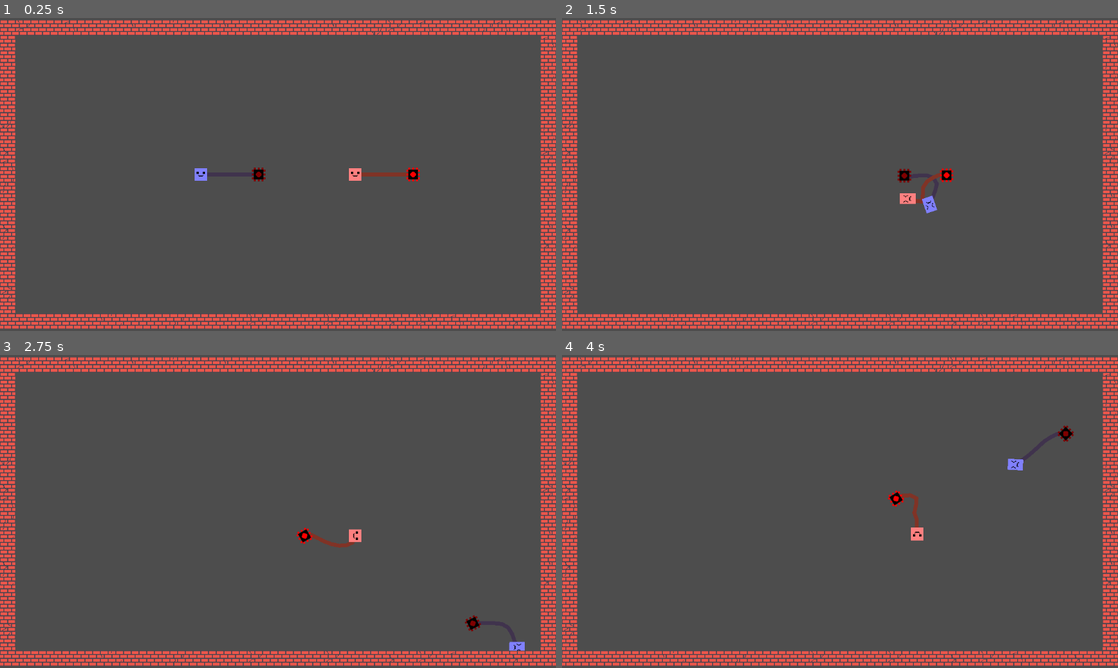
Above: before the commit, frames 1-4 (two rows, left to right).
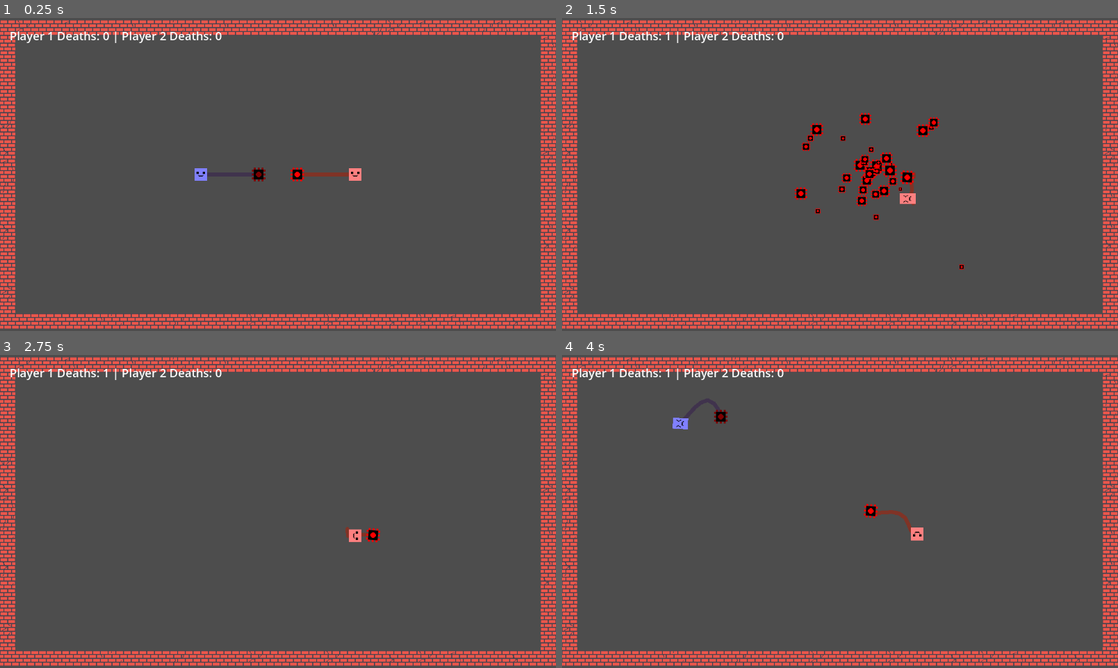
Above: after the commit, the same moments.

Repository: ThatOtherAndrew/DaydreamWales
Game: Godot game, scene res://scenes/BrickLevel.tscn
The game is run twice, just before and just after one commit, with the same random seed, the same clock (stepped at 60 frames per second) and the same inputs.
Inputs:
- Up to frame 1 (0.25 s): no input
- Up to frame 2 (1.5 s): tap Enter at 0.5 s; hold D (move_right) 0.53-1.28 s; tap Down (p2_move_down) at 0.6 s; hold S (move_down) from 1.28 s (still down); tap Left (p2_move_left) at 1.35 s
- Up to frame 3 (2.75 s): release S (move_down) at 2.03 s; hold D (move_right) from 2.03 s (still down); tap Right (p2_move_right) at 2.1 s
- Up to frame 4 (4 s): release D (move_right) at 2.78 s; hold W (move_up) 2.78-3.53 s; tap Up (p2_move_up) at 2.85 s; hold A (move_left) from 3.53 s (still down); tap Down (p2_move_down) at 3.6 s

The runs differ from the first frame. In frame 1, 0.8% of the frame differs, in the area x 1-76%, y 4-53%; in frame 2, 2.3%, in the area x 1-73%, y 4-81%; in frame 3, 1.0%; in frame 4, 1.4%.

Commit message:
SHIP SHIP SHIP

Diff:
--- a/scenes/BrickLevel.tscn
+++ b/scenes/BrickLevel.tscn
@@ -1,10 +1,14 @@
-[gd_scene load_steps=4 format=4 uid="uid://b1ocdrh0q4pff"]
+[gd_scene load_steps=5 format=4 uid="uid://b1ocdrh0q4pff"]
 
 [ext_resource type="PackedScene" uid="uid://b4j8y0x1k2m3n" path="res://scenes/Player.tscn" id="1_5u0me"]
 [ext_resource type="Script" uid="uid://cibyo4pseh1eb" path="res://scripts/Player2.gd" id="2_6c1f5"]
 [ext_resource type="TileSet" uid="uid://caq3sykwes14g" path="res://assets/BrickWallTileSet.tres" id="3_o1aly"]
+[ext_resource type="Script" path="res://scripts/GameManager.gd" id="4_game"]
 
 [node name="BrickLevel" type="Node2D"]
+
+[node name="GameManager" type="Node" parent="."]
+script = ExtResource("4_game")
 
 [node name="Camera2D" type="Camera2D" parent="."]
 position = Vector2(480, 320)
@@ -14,11 +18,13 @@
 modulate = Color(0.5, 0.5, 1, 1)
 position = Vector2(400, 320)
 collision_layer = 2
+collision_mask = 1
 
 [node name="Player2" parent="." instance=ExtResource("1_5u0me")]
 modulate = Color(1, 0.5, 0.5, 1)
 position = Vector2(560, 320)
 collision_layer = 4
+collision_mask = 1
 script = ExtResource("2_6c1f5")
 move_up_action = "p2_move_up"
 move_down_action = "p2_move_down"
--- a/scenes/Mace.tscn
+++ b/scenes/Mace.tscn
@@ -8,11 +8,13 @@
 
 [node name="Mace" type="RigidBody2D"]
 collision_layer = 8
-collision_mask = 9
+collision_mask = 7
 mass = 0.5
 gravity_scale = 0.0
 linear_damp = 2.0
 angular_damp = 3.0
+contact_monitor = true
+max_contacts_reported = 10
 script = ExtResource("2")
 
 [node name="Sprite2D" type="Sprite2D" parent="."]
--- a/scenes/MaceSystem.tscn
+++ b/scenes/MaceSystem.tscn
@@ -15,4 +15,6 @@
 antialiased = true
 
 [node name="Mace" parent="." instance=ExtResource("1")]
+contact_monitor = false
+max_contacts_reported = 0
 linear_damp = 3.0
--- /dev/null
+++ b/scripts/GameManager.gd
@@ -0,0 +1,91 @@
+extends Node
+
+var player1_deaths = 0
+var player2_deaths = 0
+var death_label: Label
+var is_resetting = false
+
+signal player_died(player_num: int)
+signal level_reset()
+
+func _ready():
+    # Create UI overlay for death counter
+    create_death_ui()
+
+func create_death_ui():
+    var canvas_layer = CanvasLayer.new()
+    add_child(canvas_layer)
+
+    death_label = Label.new()
+    death_label.add_theme_font_size_override("font_size", 24)
+    death_label.position = Vector2(20, 20)
+    death_label.text = "Player 1 Deaths: 0 | Player 2 Deaths: 0"
+    canvas_layer.add_child(death_label)
+
+func handle_player_death(player_num: int, death_position: Vector2):
+    if is_resetting:
+        return
+
+    # Update death count
+    if player_num == 1:
+        player1_deaths += 1
+    else:
+        player2_deaths += 1
+
+    # Update UI
+    death_label.text = "Player 1 Deaths: %d | Player 2 Deaths: %d" % [player1_deaths, player2_deaths]
+
+    # Create explosion at death position
+    create_explosion(death_position)
+
+    # Hide the dead player
+    emit_signal("player_died", player_num)
+
+    # Wait 2 seconds then reset
+    is_resetting = true
+    await get_tree().create_timer(2.0).timeout
+    reset_level()
+
+func create_explosion(pos: Vector2):
+    var explosion = GPUParticles2D.new()
+    get_tree().current_scene.add_child(explosion)
+    explosion.position = pos
+    explosion.emitting = true
+    explosion.amount = 50
+    explosion.lifetime = 1.0
+    explosion.one_shot = true
+    explosion.speed_scale = 2.0
+
+    # Create process material
+    var process_mat = ParticleProcessMaterial.new()
+    process_mat.direction = Vector3(0, 0, 0)  # Direction is Vector3 in Godot 4
+    process_mat.initial_velocity_min = 100.0
+    process_mat.initial_velocity_max = 300.0
+    process_mat.angular_velocity_min = -360.0
+    process_mat.angular_velocity_max = 360.0
+    process_mat.gravity = Vector3(0, 0, 0)  # No gravity for top-down - Vector3 in Godot 4
+    process_mat.scale_min = 0.15  # 3x smaller
+    process_mat.scale_max = 0.5   # 3x smaller
+    process_mat.color = Color(1, 0.5, 0.2, 1)
+
+    # Create and set gradient for color over lifetime
+    var gradient = Gradient.new()
+    gradient.add_point(0.0, Color(1, 1, 0, 1))  # Yellow
+    gradient.add_point(0.3, Color(1, 0.5, 0, 1))  # Orange
+    gradient.add_point(0.6, Color(1, 0, 0, 1))  # Red
+    gradient.add_point(1.0, Color(0.5, 0, 0, 0))  # Dark red, transparent
+
+    var gradient_texture = GradientTexture1D.new()
+    gradient_texture.gradient = gradient
+    process_mat.color_ramp = gradient_texture
+
+    explosion.process_material = process_mat
+    explosion.texture = preload("res://assets/mace.png")  # Use mace texture as particle
+
+    # Clean up after explosion
+    await explosion.finished
+    explosion.queue_free()
+
+func reset_level():
+    emit_signal("level_reset")
+    is_resetting = false
--- a/scripts/Mace.gd
+++ b/scripts/Mace.gd
@@ -4,9 +4,57 @@
 var segment_length = 10.0
 var rope_length = 100.0
 var player_ref = null
+var owner_player_num = 1  # Which player owns this mace
+var spawn_protection_time = 1.0  # 1 second of spawn protection
+var can_damage = false
 
 func _ready():
-    pass
+    # Enable collision detection
+    set_contact_monitor(true)
+    set_max_contacts_reported(10)
+    body_entered.connect(_on_body_entered)
+    print("Mace ready, collision monitoring enabled")
+
+    # Enable damage after spawn protection period
+    await get_tree().create_timer(spawn_protection_time).timeout
+    can_damage = true
+    print("Mace damage enabled for player ", owner_player_num)
+
+func set_owner_player(player_num: int):
+    owner_player_num = player_num
+    # Set collision mask to detect opposite player
+    if player_num == 1:
+        collision_mask = 1 | 4  # Walls (1) + Player 2 (4) = 5
+        print("Player 1's mace set to detect layers: ", collision_mask)
+    else:
+        collision_mask = 1 | 2  # Walls (1) + Player 1 (2) = 3
+        print("Player 2's mace set to detect layers: ", collision_mask)
+
+func _on_body_entered(body):
+    if not can_damage:
+        print("Mace collision ignored - spawn protection active")
+        return
+
+    print("Mace collision detected with: ", body.name, " (owner: ", owner_player_num, ")")
+    print("Body is on layer: ", body.collision_layer if body.has_method("get_collision_layer") else "unknown")
+
+    # Check if we hit the opposite player
+    if body.name == "Player" and owner_player_num == 2:
+        print("Player 2's mace hit Player 1!")
+        # Player 2's mace hit Player 1
+        var game_manager = get_tree().current_scene.get_node_or_null("GameManager")
+        if game_manager:
+            game_manager.handle_player_death(1, body.global_position)
+        else:
+            print("GameManager not found!")
+    elif body.name == "Player2" and owner_player_num == 1:
+        print("Player 1's mace hit Player 2!")
+        # Player 1's mace hit Player 2
+        var game_manager = get_tree().current_scene.get_node_or_null("GameManager")
+        if game_manager:
+            game_manager.handle_player_death(2, body.global_position)
+        else:
+            print("GameManager not found!")
 
 func setup_rope(player):
     player_ref = player
--- a/scripts/MaceSystem.gd
+++ b/scripts/MaceSystem.gd
@@ -27,6 +27,17 @@
     await get_parent().ready
     player_ref = get_parent()
 
+    # Wait for next frame to ensure mace is fully initialized
+    await get_tree().process_frame
+
+    # Set mace owner based on player name
+    if player_ref.name == "Player":
+        mace.set_owner_player(1)
+        print("MaceSystem: Set Player 1's mace")
+    elif player_ref.name == "Player2":
+        mace.set_owner_player(2)
+        print("MaceSystem: Set Player 2's mace")
+
     initialize_rope()
 
 func initialize_rope():
@@ -35,21 +46,22 @@
     var segment_length = rope_length / segment_count
     var start_pos = player_ref.global_position if player_ref else global_position
 
-    # Initialize rope horizontally to the right to prevent bobbing
+    # Initialize rope horizontally - right for Player 1, left for Player 2 to avoid overlap
+    var direction = Vector2.RIGHT if player_ref.name == "Player" else Vector2.LEFT
     for i in range(segment_count + 1):
-        var pos = start_pos + Vector2(segment_length * i, 0)
+        var pos = start_pos + direction * (segment_length * i)
         var segment = RopeSegment.new(pos)
         if i == 0:
             segment.pinned = true  # Pin first segment to player
         rope_segments.append(segment)
 
     # Set mace position to end of rope
-    if mace:
+    if mace and not rope_segments.is_empty():
         mace.global_position = rope_segments[-1].position
         mace.linear_velocity = Vector2.ZERO  # Start at rest
 
-func _physics_process(delta):
-    if not player_ref or not mace:
+func _physics_process(_delta):
+    if not player_ref or not mace or rope_segments.is_empty():
         return
 
     # Update first segment to player position
@@ -124,5 +136,5 @@
 
 func _process(_delta):
     # Ensure rope visual stays updated
-    if rope_line and rope_segments.size() > 0:
+    if rope_line and not rope_segments.is_empty():
         update_rope_visual()
--- a/scripts/Player.gd
+++ b/scripts/Player.gd
@@ -42,12 +42,48 @@
 var collision_shape: CollisionShape2D
 var previous_velocity: Vector2 = Vector2.ZERO
 var acceleration_spike_timer: float = 0.0
+var spawn_position: Vector2
+var is_dead = false
 
 func _ready():
     _register_input_actions()
     sprite = $Visual/Sprite2D
     collision_shape = $CollisionShape2D
     collision_shape.scale = Vector2(sprite_scale, sprite_scale)
+    spawn_position = global_position
+
+    # Connect to GameManager signals
+    await get_tree().process_frame
+    var game_manager = get_tree().current_scene.get_node_or_null("GameManager")
+    if game_manager:
+        game_manager.player_died.connect(_on_player_died)
+        game_manager.level_reset.connect(_on_level_reset)
+
+func _on_player_died(player_num: int):
+    if name == "Player" and player_num == 1:
+        is_dead = true
+        visible = false
+        collision_shape.disabled = true
+        # Hide mace too
+        if has_node("MaceSystem"):
+            $MaceSystem.visible = false
+
+func _on_level_reset():
+    is_dead = false
+    visible = true
+    collision_shape.disabled = false
+    global_position = spawn_position
+    current_velocity = Vector2.ZERO
+    momentum = Vector2.ZERO
+    # Show mace again and reset it
+    if has_node("MaceSystem"):
+        $MaceSystem.visible = true
+        $MaceSystem.initialize_rope()
+        # Reset mace damage flag
+        if $MaceSystem.has_node("Mace"):
+            $MaceSystem/Mace.can_damage = false
+            await get_tree().create_timer(1.0).timeout
+            $MaceSystem/Mace.can_damage = true
 
 func _register_input_actions():
     if not InputMap.has_action(move_up_action):
@@ -75,6 +111,9 @@
         InputMap.action_add_event(move_right_action, right_event)
 
 func _physics_process(delta):
+    if is_dead:
+        return
+
     var input_dir = Vector2.ZERO
 
     if Input.is_action_pressed(move_up_action):
--- a/scripts/Player2.gd
+++ b/scripts/Player2.gd
@@ -42,12 +42,48 @@
 var collision_shape: CollisionShape2D
 var previous_velocity: Vector2 = Vector2.ZERO
 var acceleration_spike_timer: float = 0.0
+var spawn_position: Vector2
+var is_dead = false
 
 func _ready():
 	_register_input_actions()
 	sprite = $Visual/Sprite2D
 	collision_shape = $CollisionShape2D
 	collision_shape.scale = Vector2(sprite_scale, sprite_scale)
+	spawn_position = global_position
+
+	# Connect to GameManager signals
+	await get_tree().process_frame
+	var game_manager = get_tree().current_scene.get_node_or_null("GameManager")
+	if game_manager:
+		game_manager.player_died.connect(_on_player_died)
+		game_manager.level_reset.connect(_on_level_reset)
+
+func _on_player_died(player_num: int):
+	if name == "Player2" and player_num == 2:
+		is_dead = true
+		visible = false
+		collision_shape.disabled = true
+		# Hide mace too
+		if has_node("MaceSystem"):
+			$MaceSystem.visible = false
+
+func _on_level_reset():
+	is_dead = false
+	visible = true
+	collision_shape.disabled = false
+	global_position = spawn_position
+	current_velocity = Vector2.ZERO
+	momentum = Vector2.ZERO
+	# Show mace again and reset it
+	if has_node("MaceSystem"):
+		$MaceSystem.visible = true
+		$MaceSystem.initialize_rope()
+		# Reset mace damage flag
+		if $MaceSystem.has_node("Mace"):
+			$MaceSystem/Mace.can_damage = false
+			await get_tree().create_timer(1.0).timeout
+			$MaceSystem/Mace.can_damage = true
 
 func _register_input_actions():
 	if not InputMap.has_action(move_up_action):
@@ -75,6 +111,9 @@
 		InputMap.action_add_event(move_right_action, right_event)
 
 func _physics_process(delta):
+	if is_dead:
+		return
+
 	var input_dir = Vector2.ZERO
 
 	if Input.is_action_pressed(move_up_action):
Not shown, added: scripts/GameManager.gd.uid
